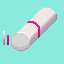
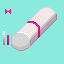
The second 64x64 image is a revision of the first. Changes to its layers:
painted on "Marie" over [5, 9, 11, 14]
